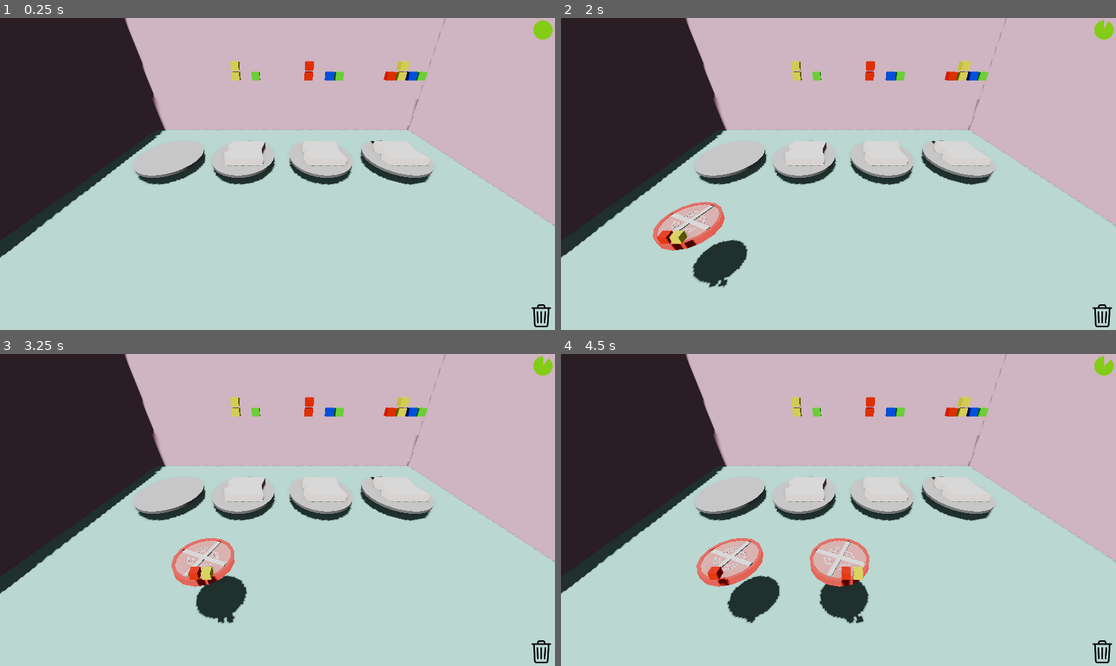
Above: before the commit, frames 1-4 (two rows, left to right).
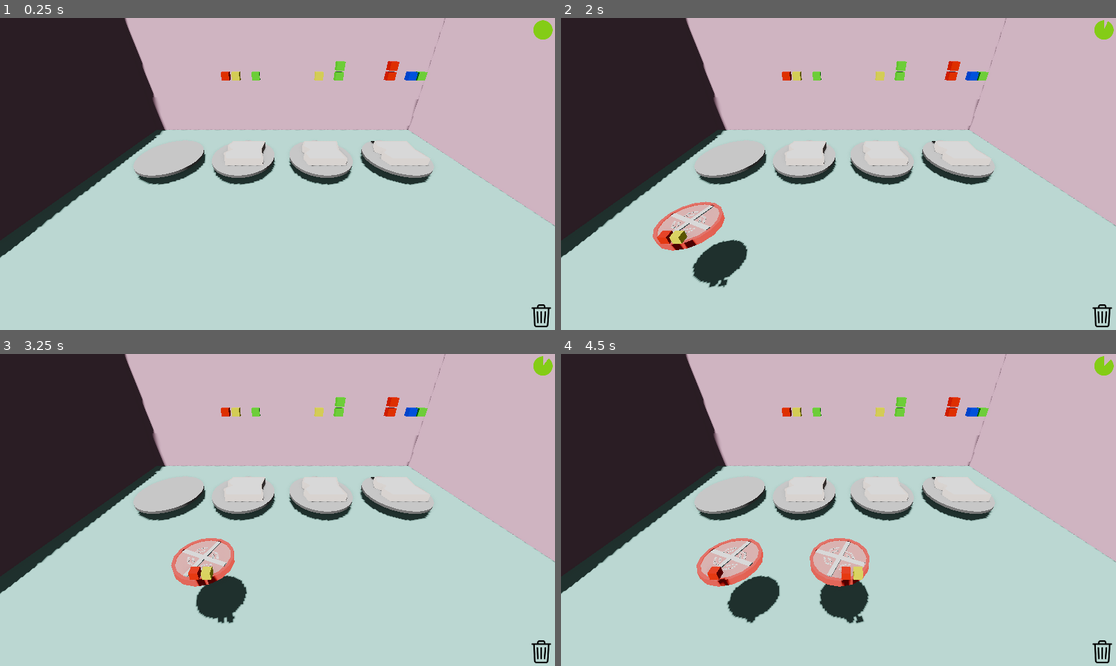
Above: after the commit, the same moments.

Repository: gabrield67/Sandwich-Shop
Game: Godot game, scene res://scenes/game.tscn
The game is run twice, just before and just after one commit, with the same random seed, the same clock (stepped at 60 frames per second) and the same inputs.
Inputs (mouse positions are in pixels of both pictures, inside the frame that each line leads up to):
- Up to frame 1 (0.25 s): no input
- Up to frame 2 (2 s): tap Enter at 0.5 s; move the mouse to (960, 158) at 0.52 s; click (960, 158) at 0.67 s; tap Space at 1.25 s; move the mouse to (727, 189) at 1.27 s; click (727, 189) at 1.42 s
- Up to frame 3 (3.25 s): move the mouse to (333, 441) at 2.02 s; click (333, 441) at 2.17 s; move the mouse to (249, 572) at 2.77 s; click (249, 572) at 2.92 s
- Up to frame 4 (4.5 s): move the mouse to (1005, 556) at 3.52 s; click (1005, 556) at 3.67 s; move the mouse to (672, 463) at 4.27 s; click (672, 463) at 4.42 s

The runs differ from the first frame. In frame 1, 0.5% of the frame differs, in the area x 39-74%, y 13-40%; in frame 2, 0.5%; in frame 3, 0.5%; in frame 4, 0.5%.

Commit message:
Updated HUD to clear the upgrade stuff

Diff:
--- a/scenes/Ingredients/Bread.tscn
+++ b/scenes/Ingredients/Bread.tscn
@@ -5,6 +5,7 @@
 [ext_resource type="PackedScene" uid="uid://ju7u3wbxyx7i" path="res://models/breadMesh.tscn" id="3_3yw7i"]
 [ext_resource type="AudioStream" uid="uid://bhebxqcor48g" path="res://sounds/bell_01_rubber_duck_oga.ogg" id="4_3deqp"]
 [ext_resource type="AudioStream" uid="uid://b54m7lsq21hkc" path="res://sounds/spring_07_rubber_duck.ogg" id="5_4ncmt"]
+[ext_resource type="PackedScene" uid="uid://bdh8u52n0jw4m" path="res://assets/Sandwich Eat Particles.tscn" id="6_4ncmt"]
 
 [sub_resource type="BoxShape3D" id="BoxShape3D_kf4f7"]
 size = Vector3(2, 20, 3)
@@ -29,14 +30,14 @@
 [node name="ActualFlavorProfile" parent="." unique_id=414758302 instance=ExtResource("2_rap00")]
 transform = Transform3D(0.7, 0, 0, 0, 0.7, 0, 0, 0, 0.7, 0, -0.5407626, 1.6563432)
 
-[node name="TargetFlavorProfile" parent="." unique_id=443898979 instance=ExtResource("2_rap00")]
-transform = Transform3D(1, 0, 0, 0, 1, 0, 0, 0, 1, 0, 3.9594035, -1.6379085)
-
 [node name="bread" parent="." unique_id=338320632 instance=ExtResource("3_3yw7i")]
 transform = Transform3D(1.5, 0, 0, 0, 1.5, 0, 0, 0, 1.5, 0, 0, 0)
 
 [node name="WinSound" type="AudioStreamPlayer" parent="." unique_id=1122598284]
 stream = ExtResource("4_3deqp")
+
+[node name="TargetFlavorProfile" parent="." unique_id=443898979 instance=ExtResource("2_rap00")]
+transform = Transform3D(1, 0, 0, 0, 1, 0, 0, 0, 1, 0, 3.9594035, -1.6379085)
 
 [node name="LoseSound" type="AudioStreamPlayer" parent="." unique_id=859498381]
 stream = ExtResource("5_4ncmt")
@@ -49,5 +50,7 @@
 transform = Transform3D(4.3741674, 0, 0, 0, 0.085751995, 0, 0, 0, 5.4601307, 0, -0.5172241, 0)
 mesh = SubResource("CylinderMesh_3deqp")
 
+[node name="SandwichEatParticles" parent="." unique_id=2146837341 instance=ExtResource("6_4ncmt")]
+
 [connection signal="body_entered" from="." to="." method="on_entered"]
 [connection signal="body_exited" from="." to="." method="on_exited"]
--- a/scenes/Ingredients/bread.gd
+++ b/scenes/Ingredients/bread.gd
@@ -22,6 +22,17 @@
 
 	off_material = StandardMaterial3D.new()
 	off_material.albedo_color = Color.WHITE
+	randomize_target()
+	pass # Replace with function body.
+
+
+# Called every frame. 'delta' is the elapsed time since the previous frame.
+func _process(delta: float) -> void:
+	pass
+
+func randomize_target() -> void:
+	$TargetFlavorProfile.clear()
+
 	randomize()
 
 	var total = randi_range(3,5)
@@ -36,13 +47,6 @@
 		,a[2]
 		,a[3]
 		)
-	pass # Replace with function body.
-
-
-# Called every frame. 'delta' is the elapsed time since the previous frame.
-func _process(delta: float) -> void:
-	pass
-
 
 func on_entered(body: Node3D) -> void:
 	if is_active:
@@ -82,6 +86,8 @@
 		on_finished()
 
 func on_finished():
+	$SandwichEatParticles.restart()
+	$SandwichEatParticles.emitting = true
 	if $ActualFlavorProfile.compare($TargetFlavorProfile):
 		get_parent().good_sandwich_event()
 	else:
@@ -95,7 +101,11 @@
 func clean_up_bread():
 	for i in ingredients:
 		i.queue_free()
-	queue_free()
+	ingredients.clear()
+	$ActualFlavorProfile.clear()
+	on_material.albedo_color = Color.PINK
+	off_material.albedo_color = Color.WHITE
+	randomize_target()
 
 func remove_from_sandwich(ingredient: Node3D):
 	var a = ingredient.get_flavor_amounts()
--- a/scenes/UI/hud.gd
+++ b/scenes/UI/hud.gd
@@ -45,8 +45,8 @@
 
 func addGoodSandwich() -> void:
 	goodSandwichCount = goodSandwichCount + 1
-	get_parent().startUpgradeTime()
+	#get_parent().startUpgradeTime()
 
 func addBadSandwich() -> void:
 	badSandwichCount = badSandwichCount + 1
-	get_parent().startUpgradeTime()
+	#get_parent().startUpgradeTime()
--- a/scenes/flavor_profile.gd
+++ b/scenes/flavor_profile.gd
@@ -84,3 +84,17 @@
 		return true
 	else:
 		return false
+
+func clear() -> void:
+	for i in flavor1:
+		i.queue_free()
+	flavor1.clear()
+	for i in flavor2:
+		i.queue_free()
+	flavor2.clear()
+	for i in flavor3:
+		i.queue_free()
+	flavor3.clear()
+	for i in flavor4:
+		i.queue_free()
+	flavor4.clear()
